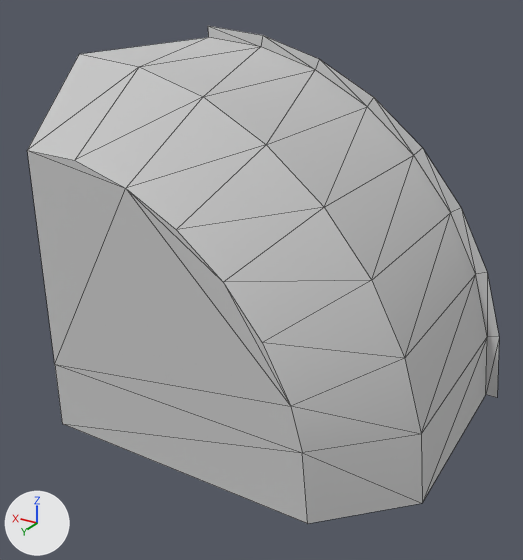
The FBX model Game/Assets/Art/FBX/Corner_3x3m_Open.fbx: old version first, new version second.
Rendered twice from a 50 mm lens placed at (17.96, 2.96, 11.48), pointed at (20.63, -1.49, 9.26). The axes (+X, +Y, +Z) are drawn at lower left. The lights are the same throughout. Mesh edges are drawn as thin lines. Where no turn or scale is listed for an object, it has been applied to the vertices.

The first picture shows 'Corner_3x3m_Open'.
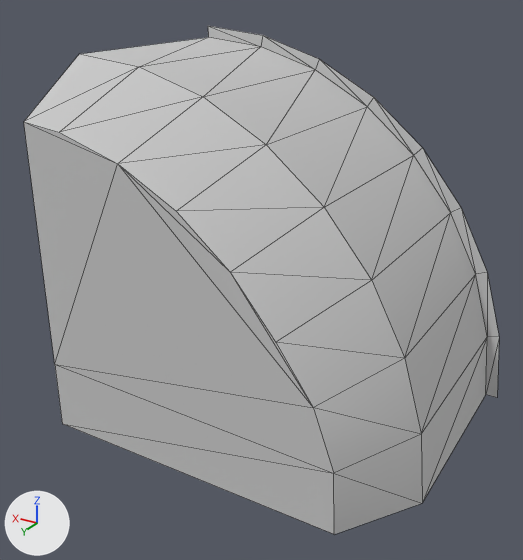
Location of each change, (x1, y1, x2, y2) in pixels of the pictures (523 x 560 px; the box of a moved part takes in the faces that stretch with it):
'Corner_3x3m_Open', reshaped
    before: (27, 26, 499, 524)
    after: (24, 26, 499, 534)
part 1 of me_mesh, moved or reshaped
    before: (27, 54, 421, 524)
    after: (24, 54, 421, 534)

Patch to the scene script:
```diff
--- a/Game/Assets/Art/FBX/Corner_3x3m_Open.fbx.py
+++ b/Game/Assets/Art/FBX/Corner_3x3m_Open.fbx.py
@@ me_mesh @@
 me_mesh.from_pydata(...)  # 38 vertices, 57 faces; spans x -3.0..0.0, y -2.82..-0.55, z 0.0..3.0
 # used by ob_corner_3x3m_open; location = (22.0, 0.0, 8.0)
-me_mesh.vertices[8].co = (-2.3, -0.55, 0.0)  # pixel (307, 523)
-me_mesh.vertices[29].co = (0.0, -0.55, 2.3)  # pixel (27, 150)
-me_mesh.vertices[30].co = (-0.45, -0.55, 2.29)  # pixel (74, 160)
-me_mesh.vertices[31].co = (-0.89, -0.55, 2.15)  # pixel (125, 188)
-me_mesh.vertices[32].co = (-1.3, -0.55, 1.94)  # pixel (176, 229)
-me_mesh.vertices[33].co = (-1.65, -0.55, 1.65)  # pixel (223, 282)
-me_mesh.vertices[34].co = (-1.94, -0.55, 1.3)  # pixel (262, 342)
-me_mesh.vertices[35].co = (-2.15, -0.55, 0.89)  # pixel (290, 406)
-me_mesh.vertices[36].co = (-2.24, -0.55, 0.57)  # pixel (302, 452)
+# me_mesh part 1
+me_mesh.vertices[8].co = (-2.5, -0.55, 0.0)  # pixel (334, 534)
+me_mesh.vertices[29].co = (0.0, -0.55, 2.5)  # pixel (23, 121)
+me_mesh.vertices[30].co = (-0.34, -0.55, 2.46)  # pixel (59, 132)
+me_mesh.vertices[31].co = (-0.84, -0.55, 2.31)  # pixel (117, 163)
+me_mesh.vertices[32].co = (-1.3, -0.55, 2.06)  # pixel (176, 211)
+me_mesh.vertices[33].co = (-1.7, -0.55, 1.73)  # pixel (230, 272)
+me_mesh.vertices[34].co = (-2.04, -0.55, 1.33)  # pixel (275, 342)
+me_mesh.vertices[35].co = (-2.31, -0.55, 0.94)  # pixel (313, 407)
+me_mesh.vertices[36].co = (-2.47, -0.55, 0.49)  # pixel (333, 473)
 me_mesh.materials.append(mat_util_grey)
```
